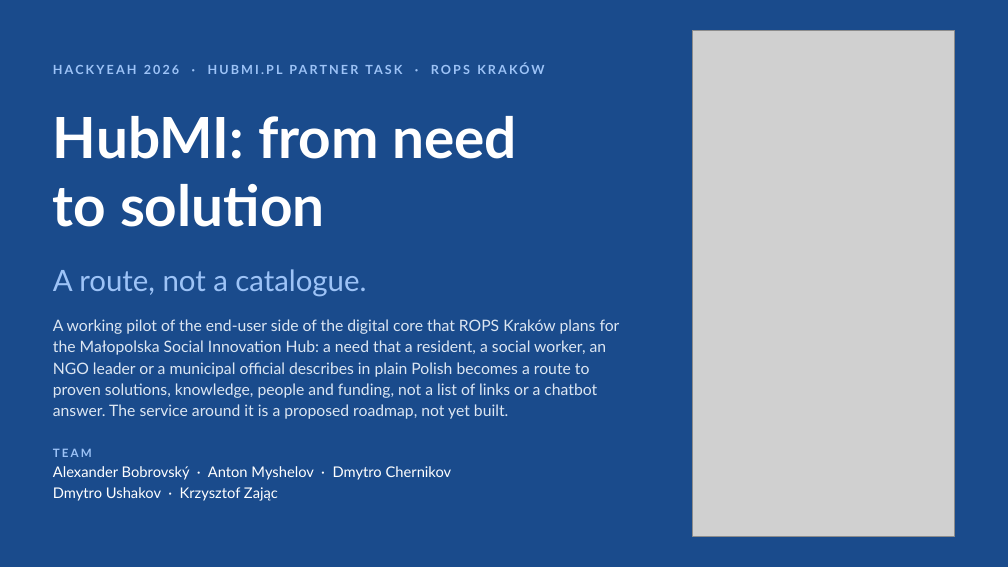
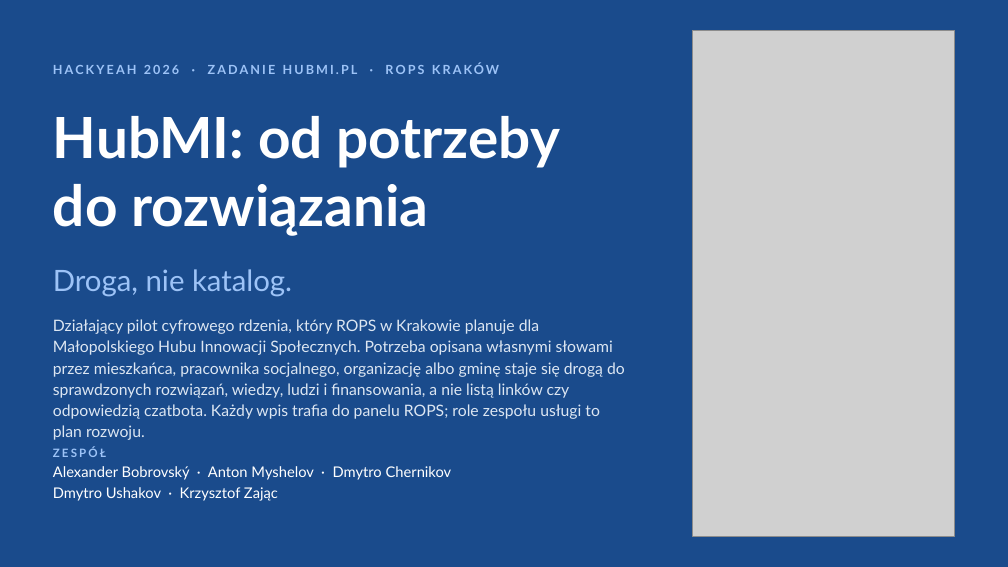
Before and after one commit to bobrovsky420/hackyeah2026, a slide deck: slide 1 of docs/presentation/presentation.pptx. Drawn at 1008x567 pixels with LibreOffice and Linux fonts; fonts in the diff are those of the drawing; grey boxes stand for pictures. Boxes give left, top, right and bottom in pixels: in the first picture for what was removed or moved away, otherwise in the second. Text is boxed around its words. In the diff, an @@ line names an element or a change of style, - is before the commit and + after.

Commit message:
Translate the submission, the deck and the pitch scripts into Polish and show the built ROPS panel and challenge modules

```diff
--- a/docs/presentation/presentation.pptx
+++ b/docs/presentation/presentation.pptx
@@ text at box(53, 64, 499, 74): text changed @@
-HACKYEAH 2026 · HUBMI.PL PARTNER TASK · ROPS KRAKÓW
+HACKYEAH 2026 · ZADANIE HUBMI.PL · ROPS KRAKÓW
@@ text at box(53, 116, 560, 236): text changed @@
-HubMI: from need
-to solution
+HubMI: od potrzeby
+do rozwiązania
@@ text at box(53, 269, 292, 296): text changed @@
-A route, not a catalogue.
+Droga, nie katalog.
@@ text at box(53, 319, 625, 440): text changed @@
-A working pilot of the end-user side of the digital core that ROPS Kraków plans for the Małopolska Social Innovation Hub: a need that a resident, a social worker, an NGO leader or a municipal official describes in plain Polish becomes a route to proven solutions, knowledge, people and funding, not a list of links or a chatbot answer. The service around it is a proposed roadmap, not yet built.
+Działający pilot cyfrowego rdzenia, który ROPS w Krakowie planuje dla Małopolskiego Hubu Innowacji Społecznych. Potrzeba opisana własnymi słowami przez mieszkańca, pracownika socjalnego, organizację albo gminę staje się drogą do sprawdzonych rozwiązań, wiedzy, ludzi i finansowania, a nie listą linków czy odpowiedzią czatbota. Każdy wpis trafia do panelu ROPS; role zespołu usługi to plan rozwoju.
@@ text at box(53, 447, 106, 457): text changed @@
-TEAM
+ZESPÓŁ
```
Also in this commit, not shown: 4 other slides changed, 5 slides added, 5 slides removed, 5 other files.
